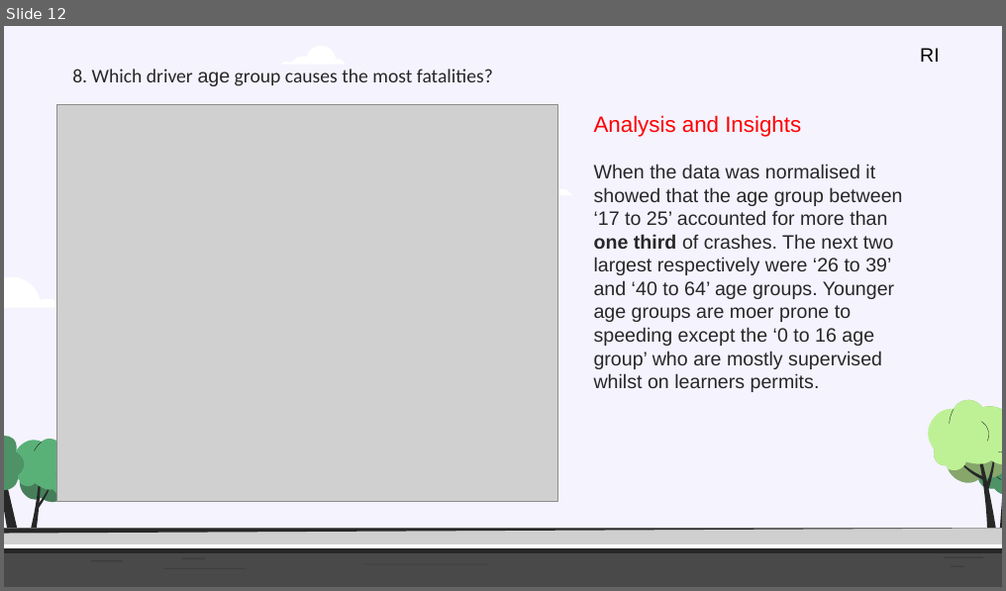
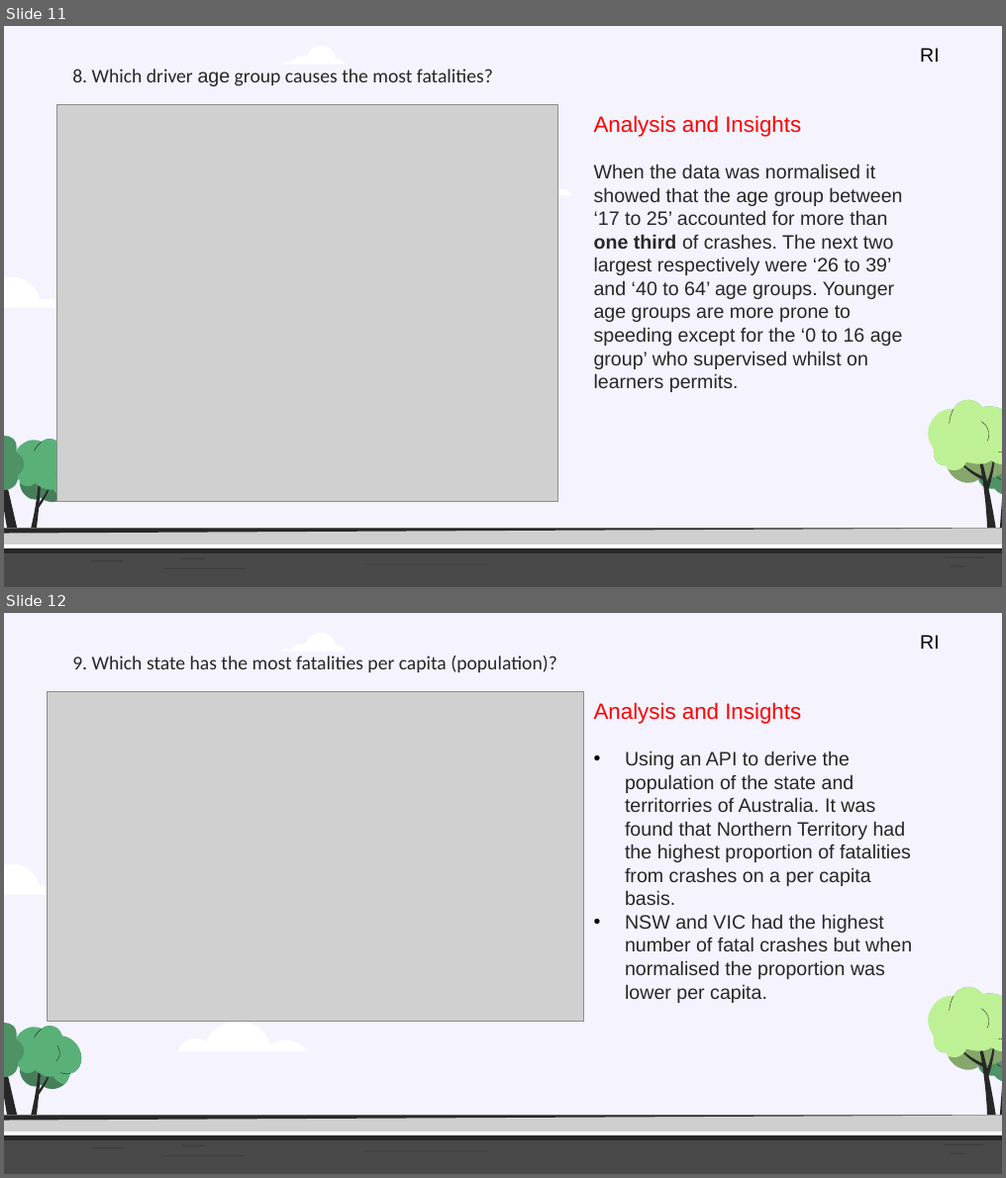
Before and after one commit to Kapedes/project-1-group-2, a slide deck: Insights and analysis of Crash Statistics in Australia.pptx. Shown one above the other, each under a label of ours: slide 12 before the commit, slides 11 and 12 after it. The pictures are 1006x591 and 1006x1178 pixels, drawn with LibreOffice and Linux fonts; fonts in the diff are those of the drawing; grey boxes stand for pictures. Boxes give left, top, right and bottom in pixels: in the first picture for what was removed or moved away, otherwise in the second. Text is boxed around its words. In the diff, an @@ line names an element or a change of style, - is before the commit and + after.

```diff
--- a/Insights and analysis of Crash Statistics in Australia.pptx
+++ b/Insights and analysis of Crash Statistics in Australia.pptx
@@ slide 12 added at (x1=4, y1=613, x2=1002, y2=1174), background #F4F3FE; not listed: 39 template elements that a slide beside it also shows @@
@@ text added at (x1=920, y1=635, x2=940, y2=649), 14 pt, text #000000 @@
+RI
@@ text added at (x1=72, y1=656, x2=557, y2=672), 14 pt, text #272727 @@
+9. Which state has the most fatalities per capita (population)?
@@ picture added at (x1=47, y1=692, x2=584, y2=1022) @@
@@ text added at (x1=594, y1=702, x2=912, y2=1003), 14 pt, text #272727 @@
+Analysis and Insights
+• Using an API to derive the population of the state and territorries of Australia. It was found that Northern Territory had the highest proportion of fatalities from crashes on a per capita basis.
+• NSW and VIC had the highest number of fatal crashes but when normalised the proportion was lower per capita.
@@ freeform shape added at (x1=178, y1=1021, x2=308, y2=1053), fill #FFFFFF @@
@@ freeform shape added at (x1=60, y1=1073, x2=71, y2=1075), fill #272727 @@
@@ what was slide 12 is now slide 11 @@
@@ slide 11 changed as well @@
@@ text at (x1=594, y1=164, x2=903, y2=392): text changed @@
-When the data was normalised it showed that the age group between ‘17 to 25’ accounted for more than one third of crashes. The next two largest respectively were ‘26 to 39’ and ‘40 to 64’ age groups. Younger age groups are moer prone to speeding except the ‘0 to 16 age group’ who are mostly supervised whilst on learners permits.
+When the data was normalised it showed that the age group between ‘17 to 25’ accounted for more than one third of crashes. The next two largest respectively were ‘26 to 39’ and ‘40 to 64’ age groups. Younger age groups are more prone to speeding except for the ‘0 to 16 age group’ who supervised whilst on learners permits.
```
Also in this commit, not shown: 8 other slides changed, 5 other files.
